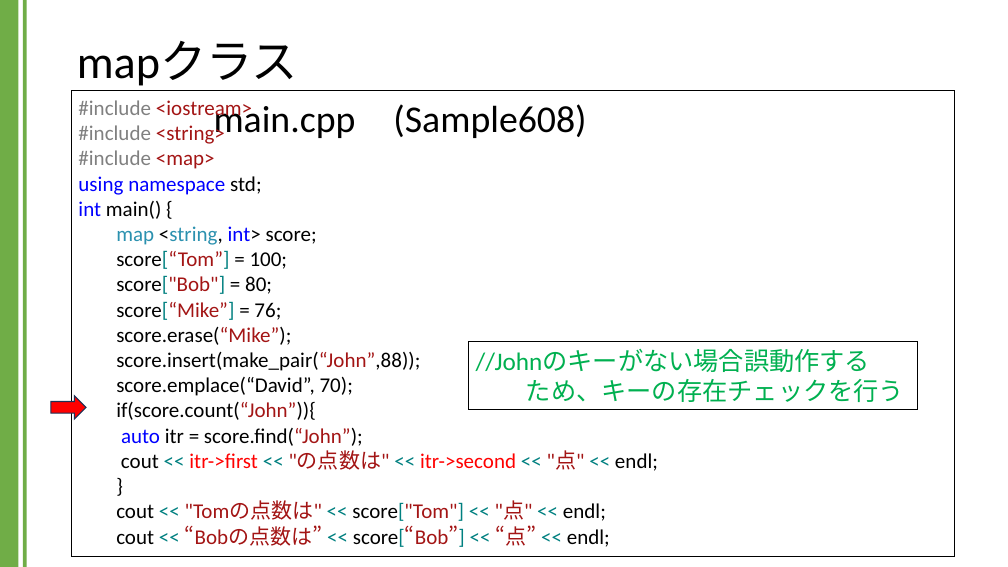
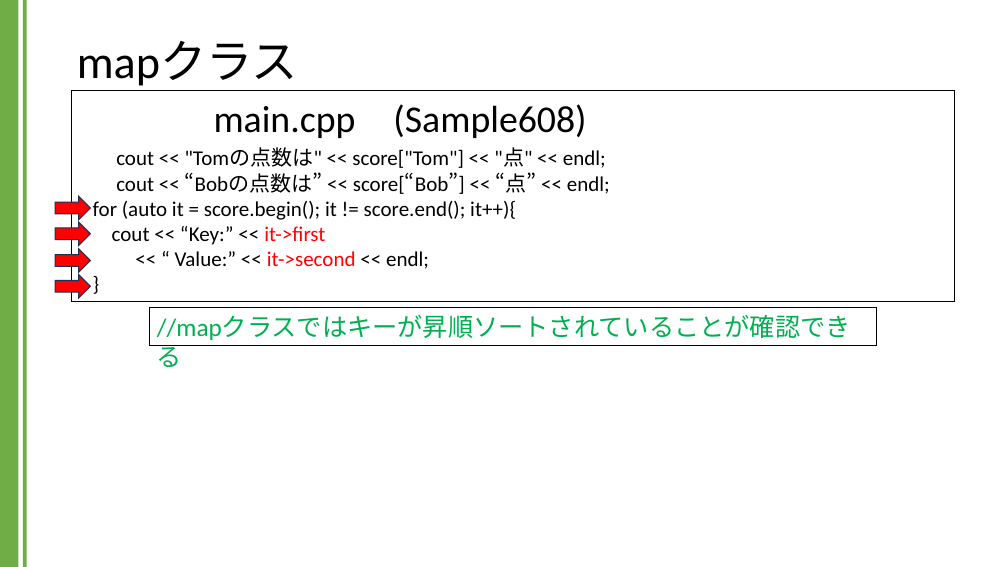
Before and after one commit to kic-murata/cpp2024, a slide deck: slide 11 of 授業資料/講義資料：Mapクラス.pptx. Drawn at 1008x567 pixels with LibreOffice and Linux fonts; fonts in the diff are those of the drawing. Boxes give left, top, right and bottom in pixels: in the first picture for what was removed or moved away, otherwise in the second. Text is boxed around its words. In the diff, an @@ line names an element or a change of style, - is before the commit and + after.

```diff
--- a/授業資料/講義資料：Mapクラス.pptx
+++ b/授業資料/講義資料：Mapクラス.pptx
@@ rectangle "cout << "Tomの点数は" << score["Tom"] ...": place and size @@
-rectangle "cout << "Tomの点数は" << score["Tom"] ..." at (71, 91, 955, 557)
+rectangle "cout << "Tomの点数は" << score["Tom"] ..." at (71, 91, 955, 302)
@@ text in rectangle at (93, 148, 610, 269): text changed @@
-#include <iostream>
-#include <string>
-#include <map>
-using namespace std;
-int main() {
-map <string, int> score;
-score[“Tom”] = 100;
-score["Bob"] = 80;
-score[“Mike”] = 76;
-score.erase(“Mike”);
-score.insert(make_pair(“John”,88));
-score.emplace(“David”, 70);
-if(score.count(“John”)){
-auto itr = score.find(“John”);
-cout << itr->first << "の点数は" << itr->second << "点" << endl;
-}
-cout << "Tomの点数は" << score["Tom"] << "点" << endl;
-cout << “Bobの点数は” << score[“Bob”] << “点” << endl;
+cout << "Tomの点数は" << score["Tom"] << "点" << endl;
+cout << “Bobの点数は” << score[“Bob”] << “点” << endl;
+for (auto it = score.begin(); it != score.end(); it++){
+cout << “Key:” << it->first
+<< “ Value:” << it->second << endl;
+}
@@ right arrow: place and size @@
-right arrow at (51, 395, 86, 419)
+right arrow at (55, 197, 91, 220)
@@ right arrow added at (55, 222, 91, 246), fill #FF0000, outline #1E3256 1 pt @@
@@ right arrow added at (55, 249, 91, 272), fill #FF0000, outline #1E3256 1 pt @@
@@ right arrow added at (55, 274, 91, 298), fill #FF0000, outline #1E3256 1 pt @@
@@ rectangle added at (150, 308, 876, 346), fill #FFFFFF, outline #000000 0.75 pt, 24 pt, text #00B050 @@
+//mapクラスではキーが昇順ソートされていることが確認できる
@@ rectangle removed at (468, 341, 917, 410) @@
-//Johnのキーがない場合誤動作する
-ため、キーの存在チェックを行う
```
Also in this commit, not shown: 3 slides added.
